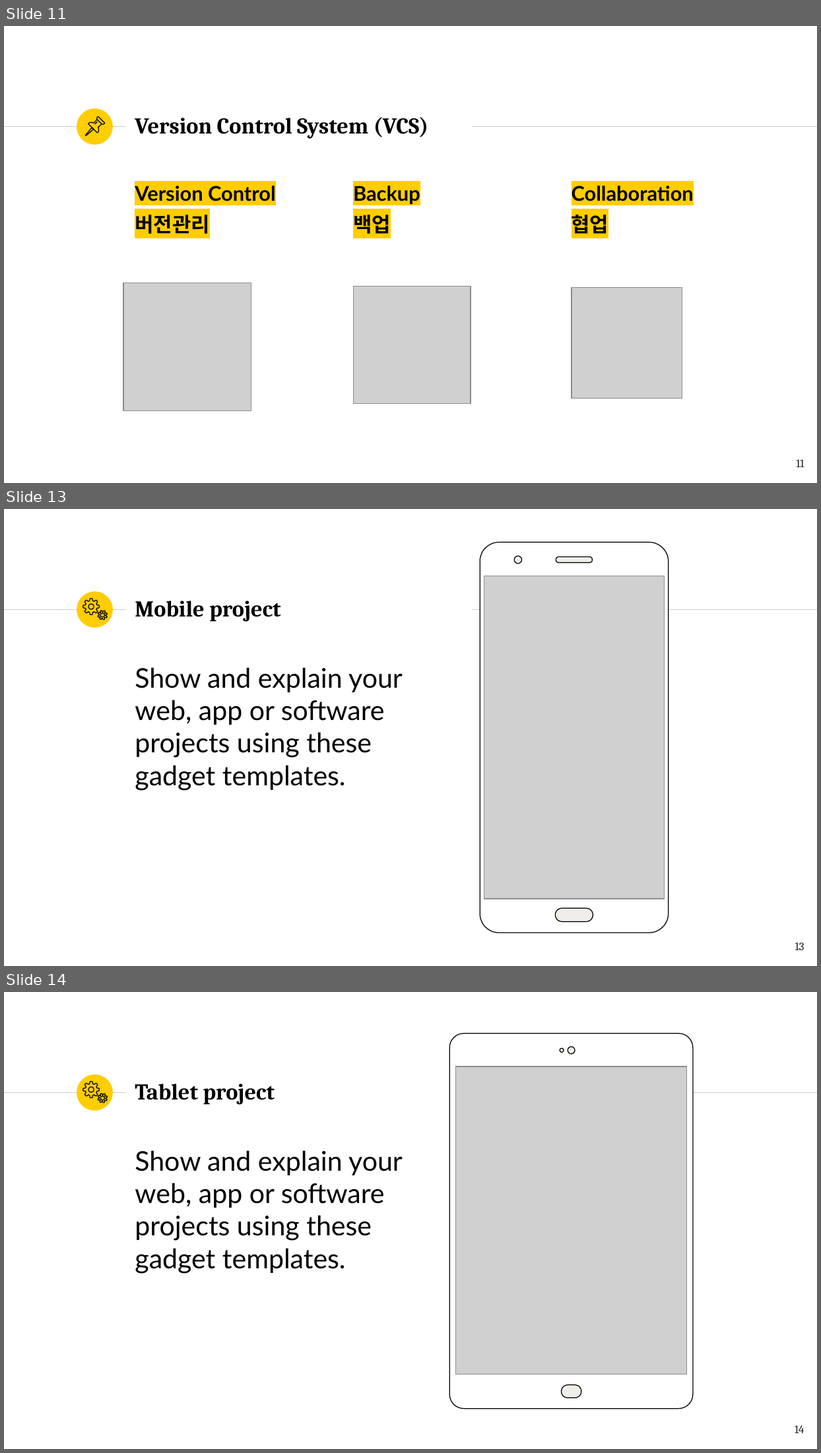
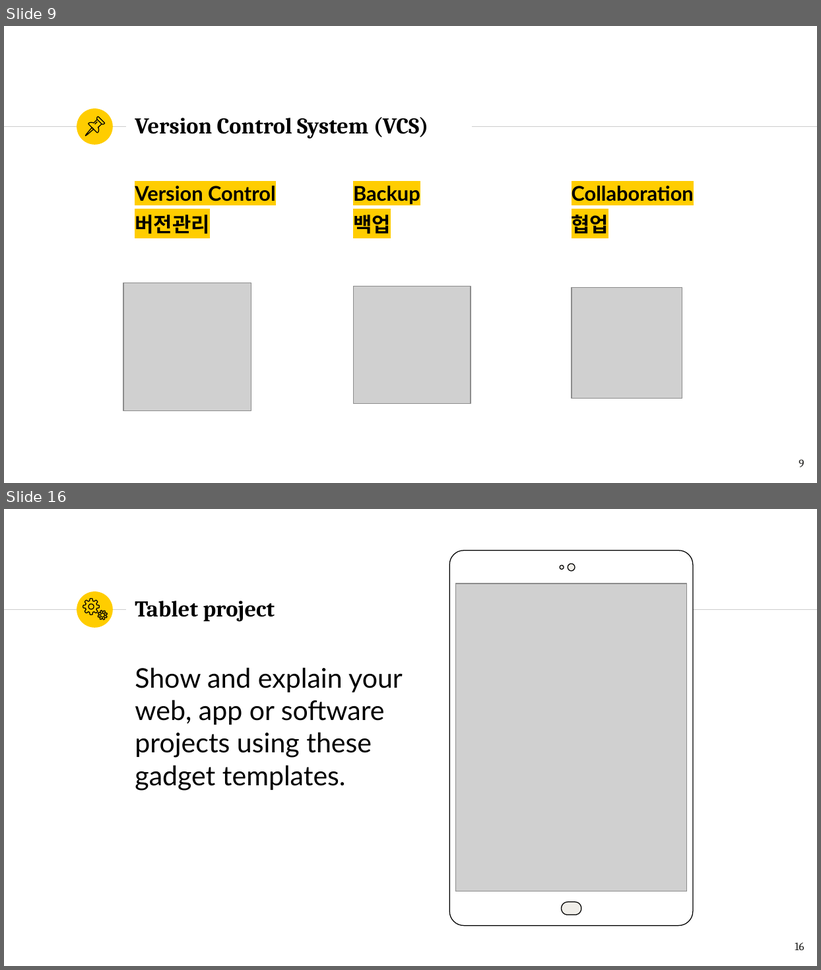
Before and after one commit to romiii37/CampusSeven, a slide deck: Git.pptx. Shown one above the other, each under a label of ours: slides 11, 13 and 14 before the commit, slides 9 and 16 after it; the slides between them are not shown. The pictures are 821x1453 and 821x970 pixels, drawn with LibreOffice and Linux fonts; fonts in the diff are those of the drawing; grey boxes stand for pictures. Boxes give left, top, right and bottom in pixels: in the first picture for what was removed or moved away, otherwise in the second. Text is boxed around its words. In the diff, an @@ line names an element or a change of style, - is before the commit and + after.

```diff
--- a/Git.pptx
+++ b/Git.pptx
@@ slide 13 removed at (x1=4, y1=509, x2=817, y2=966), background #FFFFFF; not listed: 3 template elements that a slide beside it also shows @@
@@ group removed at (x1=480, y1=543, x2=669, y2=933): 4 freeform shapes @@
@@ picture removed at (x1=484, y1=576, x2=664, y2=899) @@
@@ freeform shape removed at (x1=83, y1=599, x2=99, y2=615) @@
@@ title removed at (x1=135, y1=601, x2=281, y2=622) @@
-Mobile project
@@ freeform shape removed at (x1=98, y1=611, x2=107, y2=620) @@
@@ text removed at (x1=135, y1=667, x2=403, y2=790) @@
-Show and explain your web, app or software projects using these gadget templates.
@@ page number removed at (x1=795, y1=943, x2=805, y2=951) @@
-13
@@ what was slide 11 is now slide 9 @@
@@ page number at (x1=799, y1=460, x2=804, y2=468): text changed @@
-11
+9
@@ what was slide 14 is now slide 16 @@
@@ page number at (x1=795, y1=943, x2=804, y2=951): text changed @@
-14
+16
```
Also in this commit, not shown: 10 slides changed, 5 slides added, 2 other slides removed.
